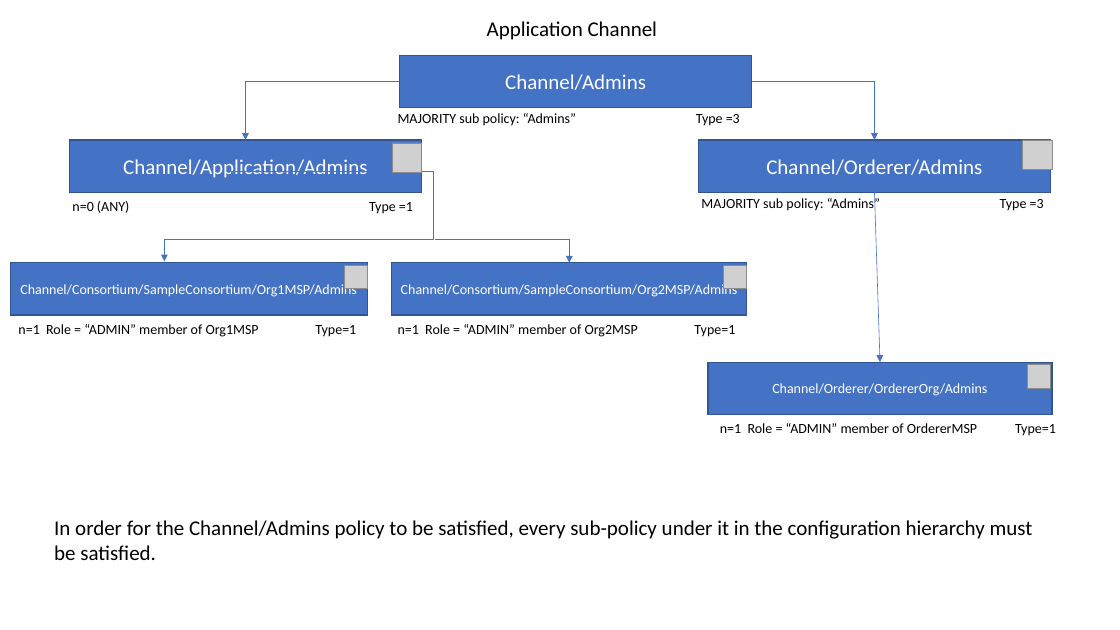
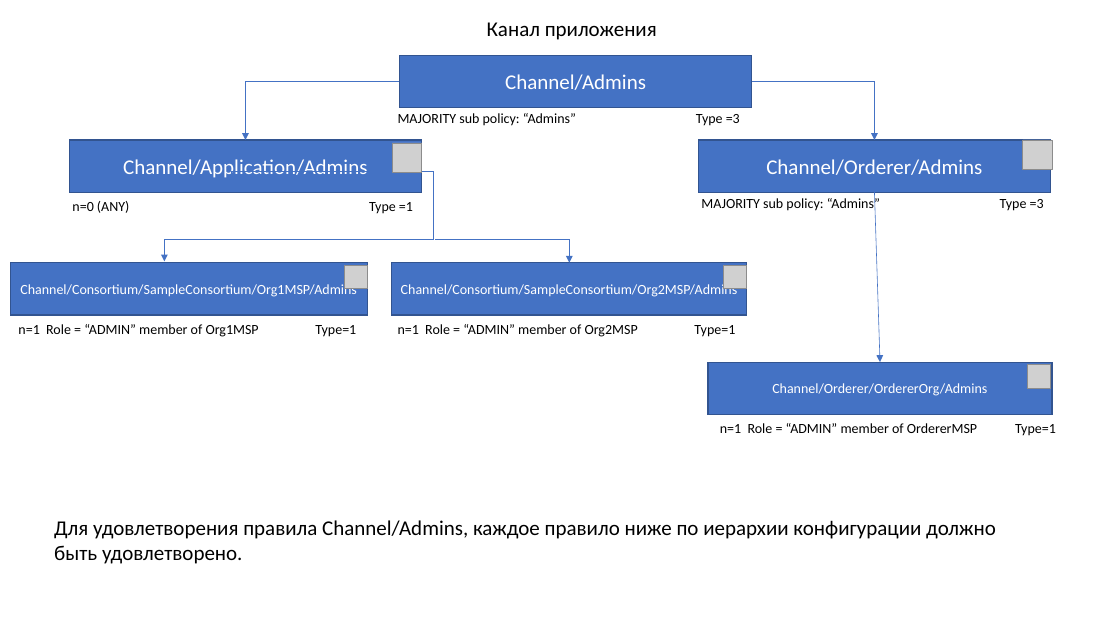
Before and after one commit to hyperledger/fabric-docs-i18n, a slide deck: slide 7 of docs/locale/ru_RU/source/policies/Fabric_Policy_Hierarchy.pptx. Drawn at 1120x630 pixels with LibreOffice and Linux fonts; fonts in the diff are those of the drawing; grey boxes stand for pictures. Boxes give left, top, right and bottom in pixels: in the first picture for what was removed or moved away, otherwise in the second. Text is boxed around its words. In the diff, an @@ line names an element or a change of style, - is before the commit and + after.

```diff
--- a/docs/locale/ru_RU/source/policies/Fabric_Policy_Hierarchy.pptx
+++ b/docs/locale/ru_RU/source/policies/Fabric_Policy_Hierarchy.pptx
@@ text at bbox=[487, 22, 657, 40]: text changed @@
-Application Channel
+Канал приложения
@@ text at bbox=[54, 520, 996, 564]: text changed @@
-In order for the Channel/Admins policy to be satisfied, every sub-policy under it in the configuration hierarchy must
-be satisfied.
+Для удовлетворения правила Channel/Admins, каждое правило ниже по иерархии конфигурации должно
+быть удовлетворено.
```
Also in this commit, not shown: 3 other slides changed, 3 slides added, 3 slides removed, 8 other files.
